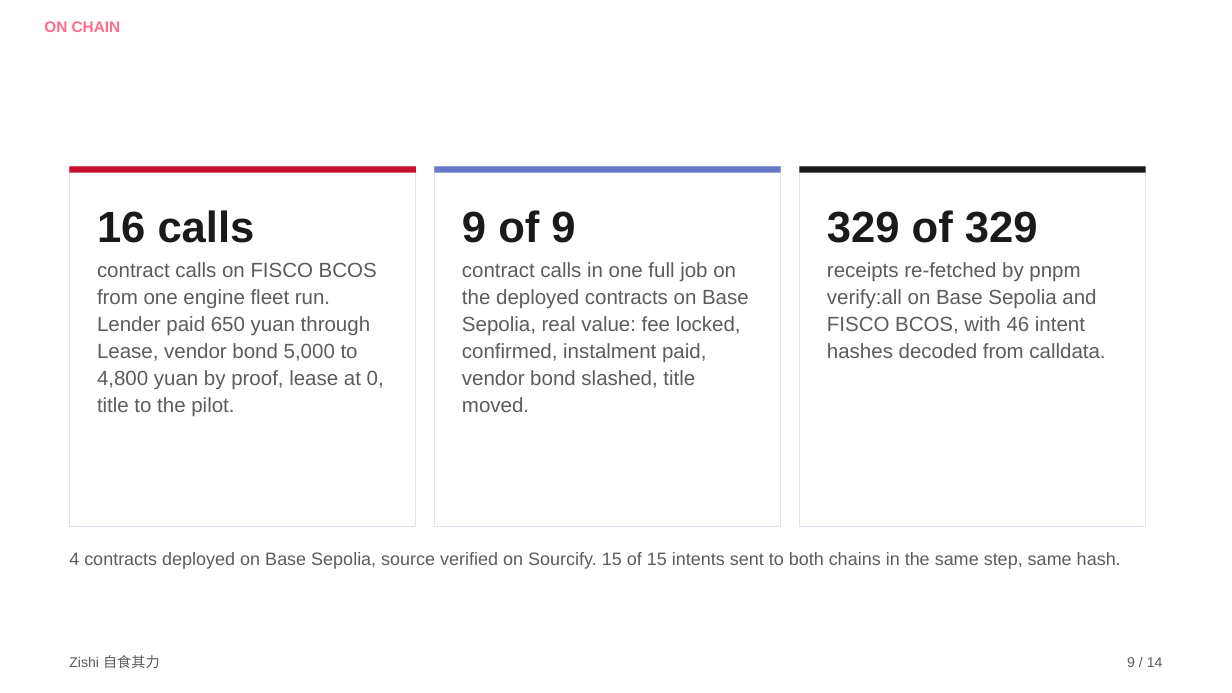
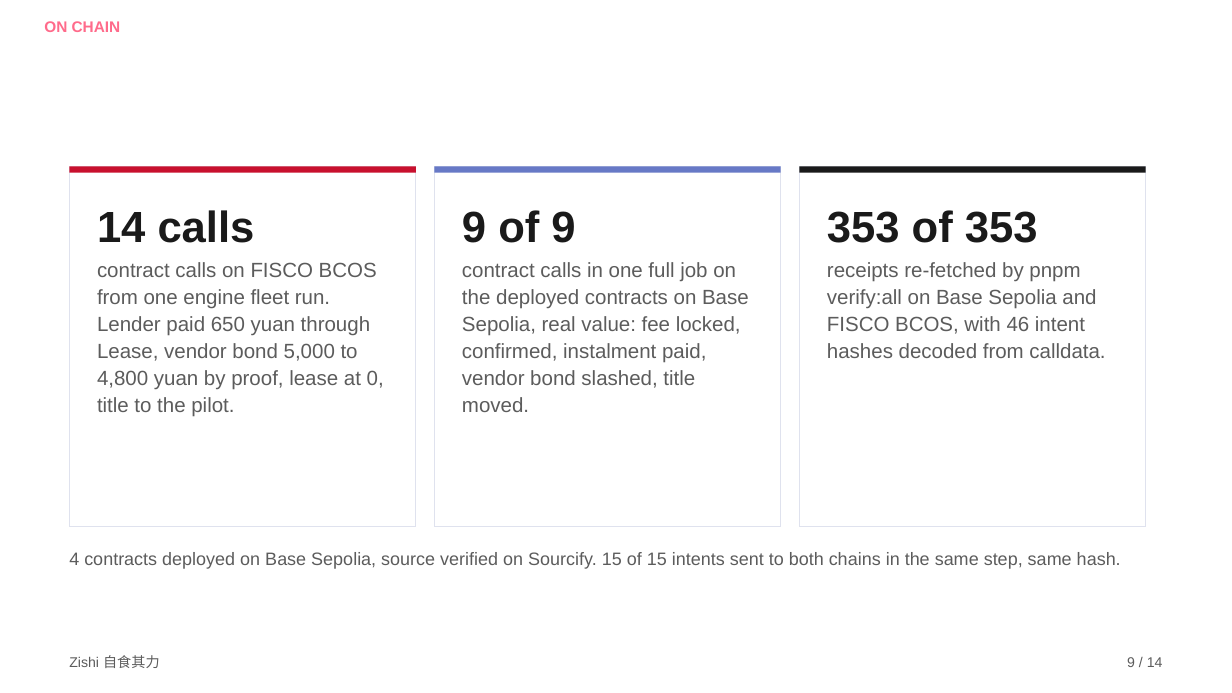
Before and after one commit to KarinaKKarinaK/shenzhen-fintechathon, a slide deck: slide 9 of docs/Zishi_Pitch_Deck.pptx. Drawn at 1232x693 pixels with LibreOffice and Linux fonts; fonts in the diff are those of the drawing; background and template pictures are left out. Boxes give left, top, right and bottom in pixels: in the first picture for what was removed or moved away, otherwise in the second. Text is boxed around its words. In the diff, an @@ line names an element or a change of style, - is before the commit and + after.

```diff
--- a/docs/Zishi_Pitch_Deck.pptx
+++ b/docs/Zishi_Pitch_Deck.pptx
@@ text at (97, 210, 255, 243): text changed @@
-16 calls
+14 calls
@@ text at (827, 210, 1038, 243): text changed @@
-329 of 329
+353 of 353
```
Also in this commit, not shown: 40 other files.
